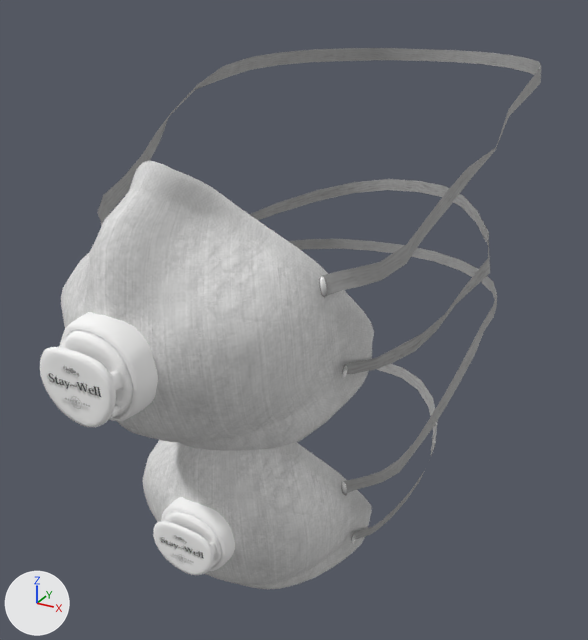
The glTF model packages/3d-avatar-maker/assets/models/packs/3d-avatar-maker-wardrobe-accessories/outfit-elvs_covid_mask.glb as it was, and as the next commit left it.
Rendered twice from a 50 mm lens placed at (0.164, -0.365, 1.741), pointed at (-0.011, -0.047, 1.581). The lights are fixed; the arrows at lower left show +X, +Y and +Z. The older version comes first. Both versions are drawn at full value of the shape key 'race_dwarf' of 'male'; the numbers are the values there. Vertices at exactly the same position are counted once.

Objects in the first picture: 'female', 'male'.
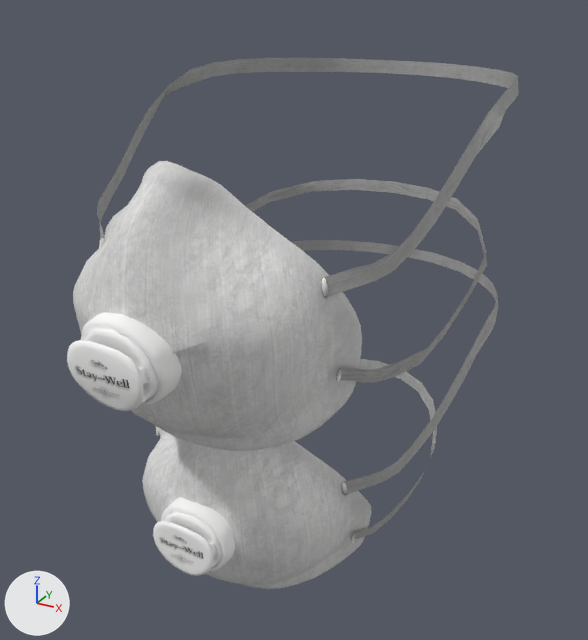
Pixel boxes [x1, y1, x2, y2] of what changed, in the pictures (588 x 640 px; the box of a moved part takes in the faces that stretch with it):
```json
{"object": "male", "change": "reshaped", "before": [40, 48, 541, 451], "after": [67, 58, 519, 451], "on screen": "10% narrower"}
{"part": 1, "of": "me_male_036", "change": "moved or reshaped", "before": [40, 347, 116, 427], "after": [67, 340, 144, 411]}
{"part": 2, "of": "me_male_036", "change": "moved or reshaped", "before": [343, 366, 347, 378], "after": [337, 370, 342, 382]}
{"part": 3, "of": "me_male_036", "change": "moved or reshaped", "before": [59, 48, 541, 450], "after": [73, 58, 519, 448]}
```

The change, as JSON lines over the scene's bpy script:
```json
{"block": "me_male_036", "where": "# used by ob_male; location = (0.0, 0.0, 0.0)"}
{"op": "remove", "block": "me_male_036", "code": "me_male_036.from_pydata(...)  # 2064 vertices, 3688 faces; spans x -0.079..0.079, y -0.206..0.131, z 1.572..1.695"}
{"op": "add", "block": "me_male_036", "code": "me_male_036.from_pydata(...)  # 2064 vertices, 3688 faces; spans x -0.081..0.081, y -0.194..0.066, z 1.572..1.695"}
{"block": "me_male_036", "change": "me_male_036 part 1: the loose piece of 330 vertices spanning x -0.015..0.014, y -0.206..-0.201, z 1.607..1.634 is multiplied about its middle by the matrix ((1.049, 0.001, -0.001), (-0.001, 0.775, -0.117), (-0.001, -0.01, 0.949)), then moved by (0.0, 0.013, -0.003)"}
{"block": "me_male_036", "change": "me_male_036 part 2: the loose piece of 41 vertices spanning x 0.051..0.053, y -0.125..-0.123, z 1.601..1.606 is moved by (-0.001, -0.002, -0.001)"}
{"block": "me_male_036", "change": "me_male_036 part 3: 1579 of 2064 vertices moved; they spanned x -0.079..0.079, y -0.205..0.131, z 1.572..1.695 and now span x -0.081..0.081, y -0.193..0.066, z 1.572..1.695; mean shift (0.0, 0.003, -0.001); largest move (0.001, 0.131, 1.685) -> (0.001, 0.066, 1.685)"}
```
